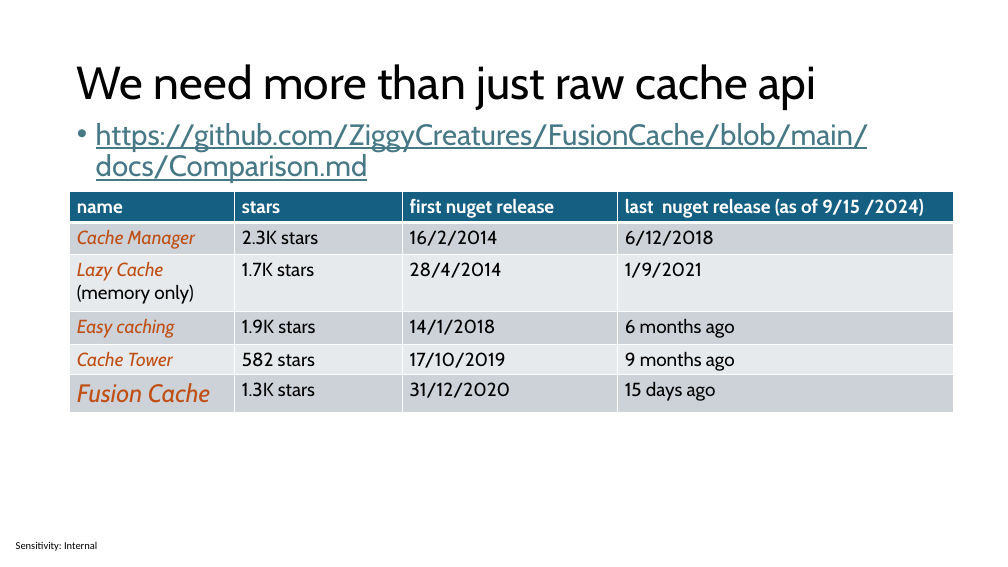
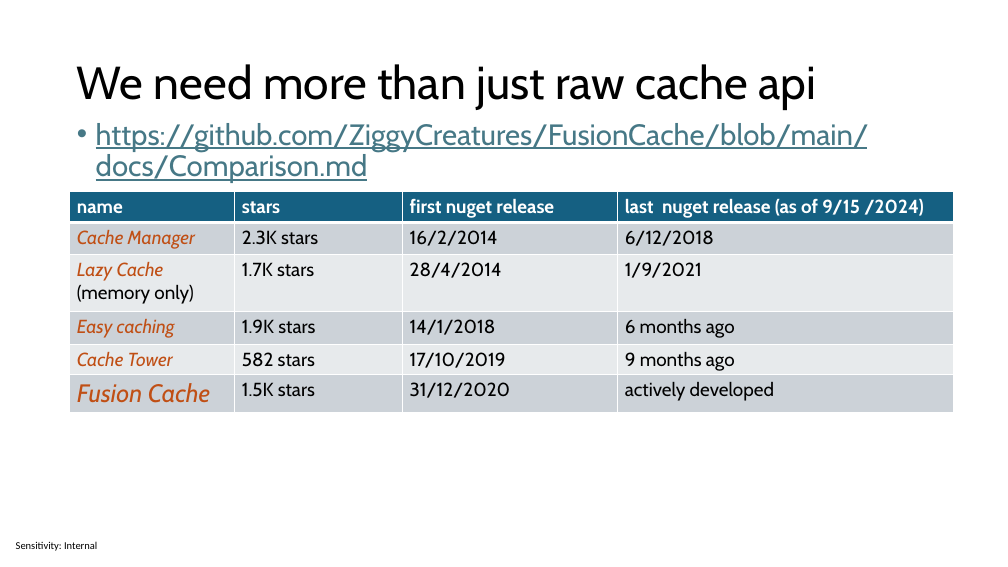
Before and after one commit to sabbadino/cache-like-a-pro-fusion-cache, a slide deck: slide 12 of cache-like-a-pro.pptx. Drawn at 1008x567 pixels with LibreOffice and Linux fonts; fonts in the diff are those of the drawing. Boxes give left, top, right and bottom in pixels: in the first picture for what was removed or moved away, otherwise in the second. Text is boxed around its words. In the diff, an @@ line names an element or a change of style, - is before the commit and + after.

```diff
--- a/cache-like-a-pro.pptx
+++ b/cache-like-a-pro.pptx
@@ table at box(70, 192, 954, 442) @@
-row 6, column 2: 1.3K stars
+row 6, column 2: 1.5K stars
-row 6, column 4: 15 days ago
+row 6, column 4: actively developed
```
Also in this commit, not shown: 12 other slides changed, 4 slides added, 1 slide removed.
